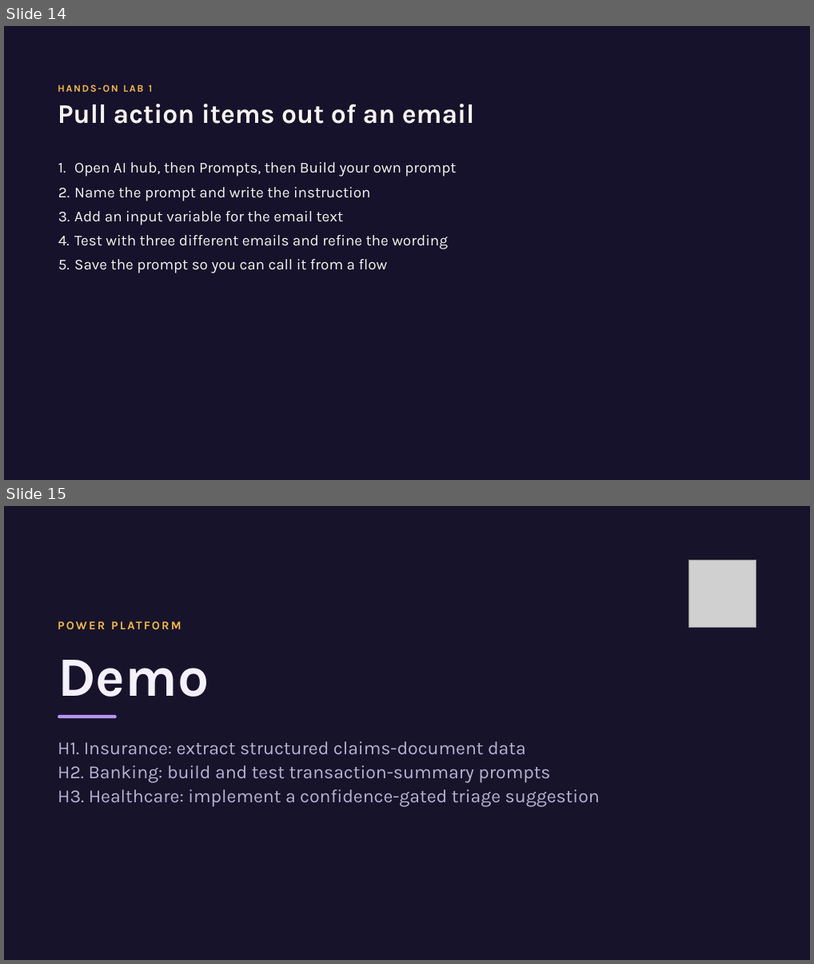
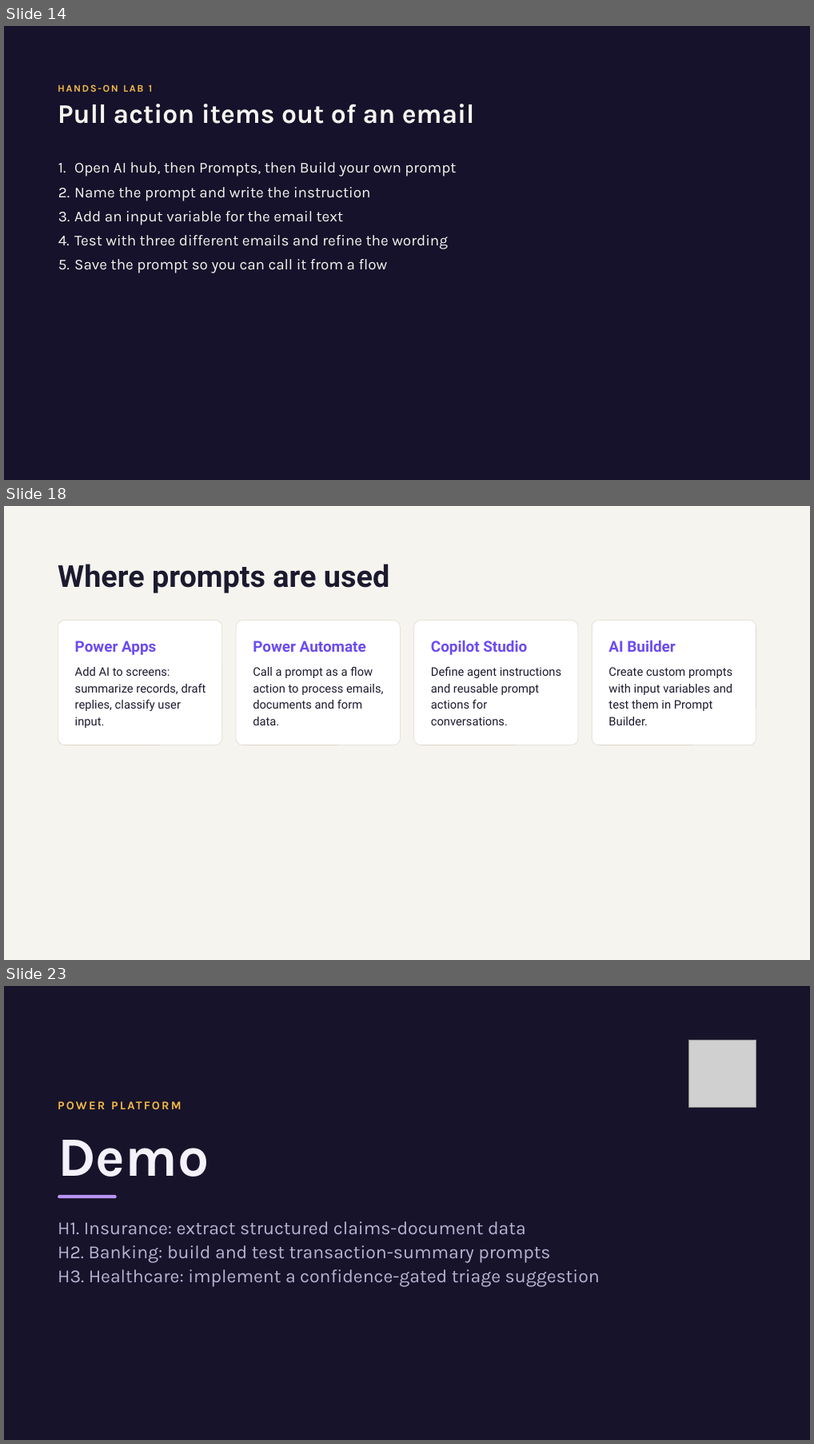
Before and after one commit to JPOWER4/Enterprise-Apps-Agents, a slide deck: Modeule 4 - AI Builder Business Logic and Intelligent.pptx. Shown one above the other, each under a label of ours: slides 14 and 15 before the commit, slides 14, 18 and 23 after it; the slides between them are not shown. The pictures are 814x964 and 814x1444 pixels, drawn with LibreOffice and Linux fonts; fonts in the diff are those of the drawing; grey boxes stand for pictures. Boxes give left, top, right and bottom in pixels: in the first picture for what was removed or moved away, otherwise in the second. Text is boxed around its words. In the diff, an @@ line names an element or a change of style, - is before the commit and + after.

```diff
--- a/Modeule 4 - AI Builder Business Logic and Intelligent.pptx
+++ b/Modeule 4 - AI Builder Business Logic and Intelligent.pptx
@@ slide 18 added at bbox=[4, 506, 810, 960], background #F6F4EE @@
@@ title added at bbox=[58, 564, 390, 593], 36 pt, text #1B1A2E, bold @@
+Where prompts are used
@@ rounded rectangle added at bbox=[58, 620, 222, 745], fill #FFFFFF, outline #DDD8CC 0.5 pt @@
@@ rounded rectangle added at bbox=[236, 620, 401, 745], fill #FFFFFF, outline #DDD8CC 0.5 pt @@
@@ rounded rectangle added at bbox=[414, 620, 578, 745], fill #FFFFFF, outline #DDD8CC 0.5 pt @@
@@ rounded rectangle added at bbox=[593, 620, 757, 745], fill #FFFFFF, outline #DDD8CC 0.5 pt @@
@@ text added at bbox=[75, 640, 156, 655], 18 pt, text #6C4CF1, bold @@
+Power Apps
@@ text added at bbox=[253, 640, 366, 652], 18 pt, text #6C4CF1, bold @@
+Power Automate
@@ text added at bbox=[431, 640, 527, 655], 18 pt, text #6C4CF1, bold @@
+Copilot Studio
@@ text added at bbox=[609, 640, 675, 652], 18 pt, text #6C4CF1, bold @@
+AI Builder
@@ text added at bbox=[75, 667, 206, 728], 14 pt, text #1B1A2E @@
+Add AI to screens: summarize records, draft replies, classify user input.
@@ text added at bbox=[253, 667, 383, 725], 14 pt, text #1B1A2E @@
+Call a prompt as a flow action to process emails, documents and form data.
@@ text added at bbox=[431, 667, 562, 725], 14 pt, text #1B1A2E @@
+Define agent instructions and reusable prompt actions for conversations.
@@ text added at bbox=[609, 667, 733, 725], 14 pt, text #1B1A2E @@
+Create custom prompts with input variables and test them in Prompt Builder.
@@ what was slide 15 is now slide 23 @@
```
Also in this commit, not shown: 7 other slides added, 1 other file.
